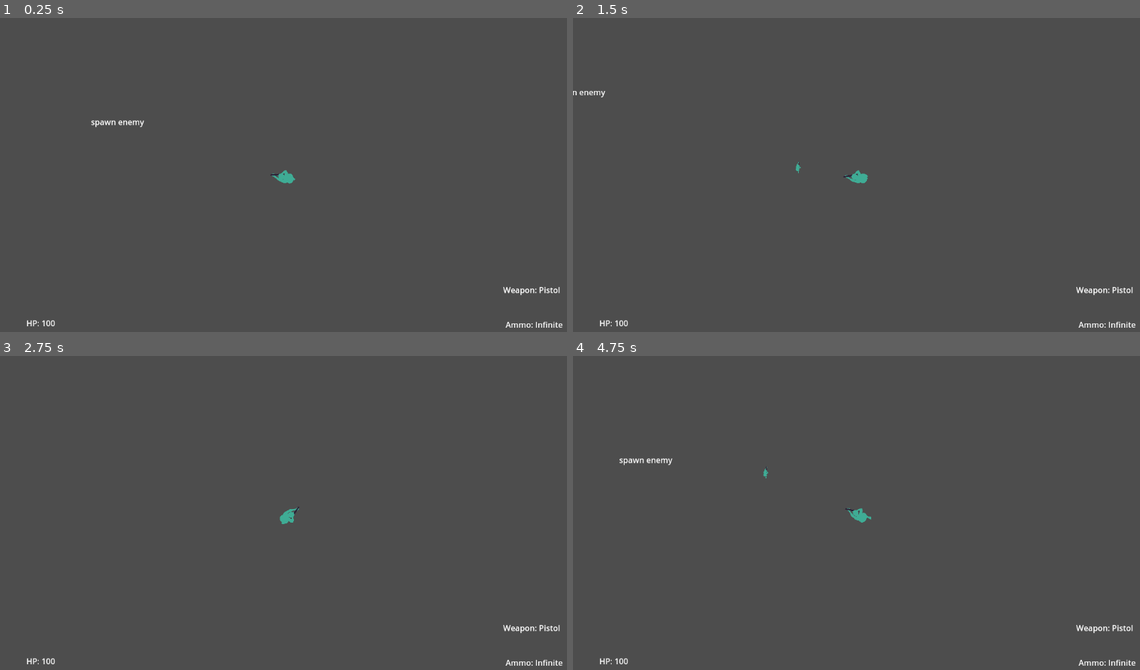
Above: before the commit, frames 1-4 (two rows, left to right).
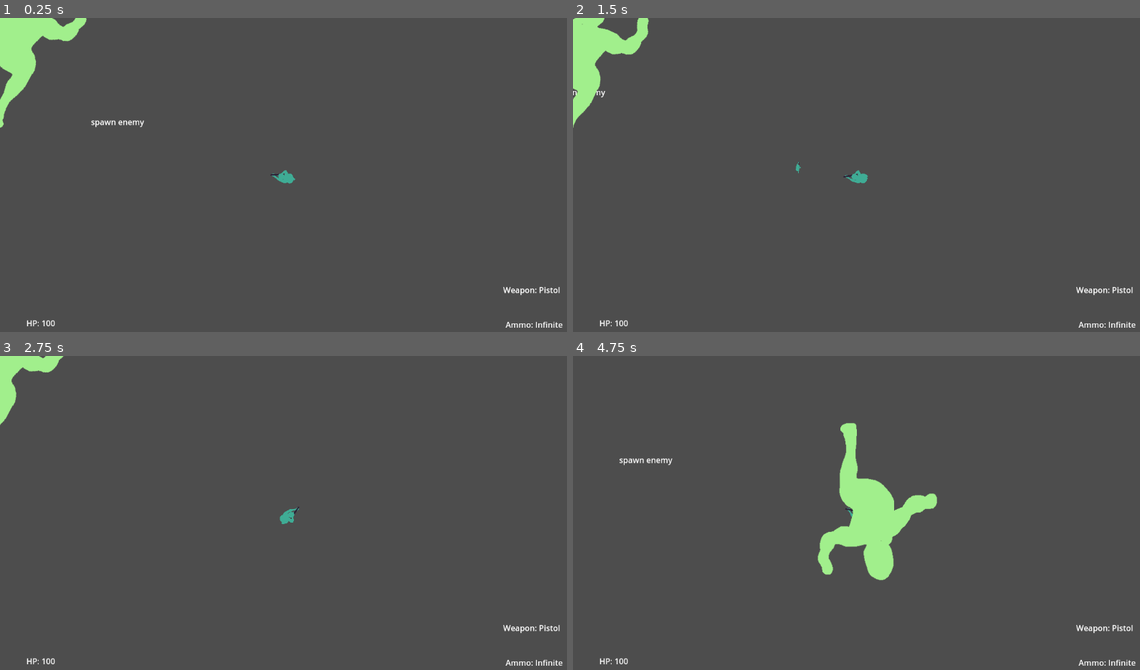
Above: after the commit, the same moments.

Repository: ajaparicio36/infection-invasion
Game: Godot game, scene res://scenes/world.tscn
The game is run twice, just before and just after one commit, with the same random seed, the same clock (stepped at 60 frames per second) and the same inputs.
Inputs (mouse positions are in pixels of both pictures, inside the frame that each line leads up to):
- Up to frame 1 (0.25 s): no input
- Up to frame 2 (1.5 s): move the mouse to (986, 162) at 0.52 s; hold D (right) 0.53-1.28 s; hold E (melee) 0.53-1.28 s; move the mouse to (743, 193) at 1.27 s; hold S (down) from 1.28 s (still down); click (743, 193) at 1.35 s
- Up to frame 3 (2.75 s): move the mouse to (345, 447) at 2.02 s; release S (down) at 2.03 s; hold D (right) from 2.03 s (still down); hold E (melee) from 2.03 s (still down)
- Up to frame 4 (4.75 s): move the mouse to (828, 582) at 2.77 s; release D (right) at 2.78 s; release E (melee) at 2.78 s; hold W (up) 2.78-3.53 s; click (828, 582) at 2.85 s; move the mouse to (1032, 563) at 3.52 s; hold E (melee) 3.53-4.28 s; hold A (left) from 3.53 s (still down); move the mouse to (686, 469) at 4.27 s; click (686, 469) at 4.35 s

The runs differ from the first frame. In frame 1, 1.9% of the frame differs, in the area x 0-16%, y 0-36%; in frame 2, 1.9%; in frame 3, 0.9%; in frame 4, 3.6%, in the area x 33-65%, y 21-72%.

Commit message:
add zombie pathing

Diff:
--- a/project.godot
+++ b/project.godot
@@ -14,6 +14,10 @@
 run/main_scene="res://scenes/world.tscn"
 config/features=PackedStringArray("4.2", "Mobile")
 config/icon="res://icon.svg"
+
+[autoload]
+
+Globals="*res://scripts/globals.gd"
 
 [input]
 
--- a/scenes/enemy.tscn
+++ b/scenes/enemy.tscn
@@ -92,14 +92,16 @@
 radius = 122.0
 height = 268.0
 
-[node name="Enemy" type="Node2D"]
+[sub_resource type="CircleShape2D" id="CircleShape2D_0cfjm"]
+radius = 130.553
+
+[node name="Enemy" type="CharacterBody2D"]
 script = ExtResource("1_pwa68")
 
 [node name="AnimatedSprite2D" type="AnimatedSprite2D" parent="."]
 position = Vector2(3, 25)
 sprite_frames = SubResource("SpriteFrames_5yyk1")
-frame = 3
-frame_progress = 0.268442
+frame = 10
 
 [node name="Area2D" type="Area2D" parent="." groups=["enemy"]]
 
@@ -107,4 +109,6 @@
 position = Vector2(-4, -11)
 shape = SubResource("CapsuleShape2D_qfe4n")
 
-[connection signal="area_entered" from="Area2D" to="." method="_on_area_2d_area_entered"]
+[node name="CollisionShape2D" type="CollisionShape2D" parent="."]
+position = Vector2(-3, -13)
+shape = SubResource("CircleShape2D_0cfjm")
--- a/scenes/world.tscn
+++ b/scenes/world.tscn
@@ -6,6 +6,7 @@
 [ext_resource type="Script" path="res://scripts/camera.gd" id="2_8wfom"]
 [ext_resource type="PackedScene" uid="uid://2sb4wl82v6gx" path="res://scenes/hud.tscn" id="4_cdni0"]
 [ext_resource type="PackedScene" uid="uid://muha7gpkur4w" path="res://scenes/enemyspawner.tscn" id="6_ev3cc"]
+[ext_resource type="PackedScene" uid="uid://cden2kt0quly0" path="res://scenes/enemy.tscn" id="7_f3mbg"]
 
 [node name="World" type="Node2D"]
 script = ExtResource("1_l8tj6")
@@ -25,3 +26,7 @@
 
 [node name="Node2D" parent="." instance=ExtResource("6_ev3cc")]
 position = Vector2(189, 189)
+
+[node name="Enemy" type="Node2D" parent="."]
+
+[node name="Enemy" parent="Enemy" instance=ExtResource("7_f3mbg")]
--- a/scripts/enemy.gd
+++ b/scripts/enemy.gd
@@ -1,4 +1,8 @@
-extends Node2D
+extends CharacterBody2D
+
+const speed = 3
+
+@onready var nav_agent = $NavigationAgent2D
 
 var hp = 100
 
@@ -7,6 +11,13 @@
 func deal_damage(damage):
 	hp -= damage
 
-func _process(delta):
+func _process(_delta):
 	if hp <= 0:
 		queue_free()
+	look_at(Globals.player_pos)
+
+func _physics_process(_delta: float) -> void:
+	var player_pos = Globals.player_pos
+	var direction = (player_pos - position).normalized()
+	velocity = direction * speed
+	move_and_collide(velocity)
--- /dev/null
+++ b/scripts/globals.gd
@@ -0,0 +1,3 @@
+extends Node
+
+var player_pos: Vector2
--- a/scripts/player.gd
+++ b/scripts/player.gd
@@ -4,7 +4,7 @@
 
 @onready var animated_sprite = $AnimatedSprite2D
 
-func _physics_process(delta):
+func _physics_process(_delta):
 	velocity = Vector2.ZERO
 	if Input.is_action_pressed("up"):
 		velocity.y -= SPEED
@@ -26,3 +26,4 @@
 	look_at(get_global_mouse_position())
 	rotate(PI/2)
 	move_and_slide();
+	Globals.player_pos = global_position
Not shown: 1 places in scenes/enemy.tscn that only renumber resources
Not shown: 1 places in scenes/world.tscn that only renumber resources
